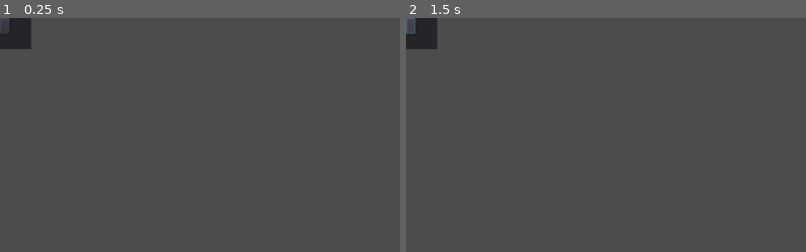
Above: before the commit, frames 1-2 (left to right).
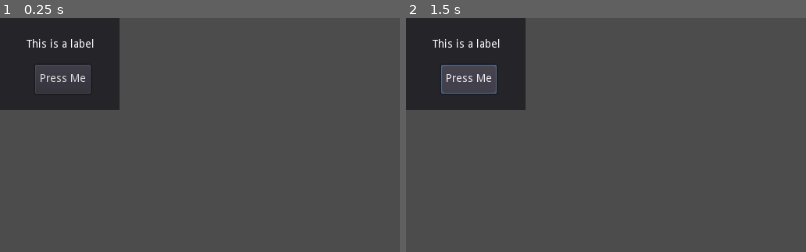
Above: after the commit, the same moments.

Repository: webchick/godot-tutorial
Game: Godot game, scene res://sayhello.tscn
Two runs of this game, one before a commit and one after it. Both use one fixed random seed, a clock stepped at 60 frames per second and the inputs below. The project has no main scene, so this scene is started directly.
Inputs (mouse positions are % of the whole screen's width and height, from its top left; square brackets give the same spot before the commit, where the layout moved):
- Up to frame 1 (0.25 s): no input
- Up to frame 2 (1.5 s): click (8, 13) [1, 2] at 0.5 s; click (8, 13) [1, 2] at 1.25 s
The pictures show only the part of the screen within x 0-50%, y 0-50%; the shares and areas given below are measured in that part.

The runs differ from the first frame. In frame 1, 9.2% of the frame differs, in the area x 0-30%, y 0-40%; in frame 2, 9.4%.

Commit message:
Create UI.

Diff:
--- a/sayhello.tscn
+++ b/sayhello.tscn
@@ -1,13 +1,25 @@
 [gd_scene format=2]
 
 [node name="Panel" type="Panel"]
-margin_right = 40.0
-margin_bottom = 40.0
+margin_right = 153.0
+margin_bottom = 118.0
 
 [node name="Label" type="Label" parent="."]
-margin_right = 40.0
-margin_bottom = 14.0
+margin_left = 34.0
+margin_top = 27.0
+margin_right = 121.0
+margin_bottom = 41.0
+text = "This is a label"
+__meta__ = {
+"_edit_use_anchors_": false
+}
 
 [node name="Button" type="Button" parent="."]
-margin_right = 12.0
-margin_bottom = 20.0
+margin_left = 45.0
+margin_top = 60.0
+margin_right = 116.0
+margin_bottom = 97.0
+text = "Press Me"
+__meta__ = {
+"_edit_use_anchors_": false
+}
